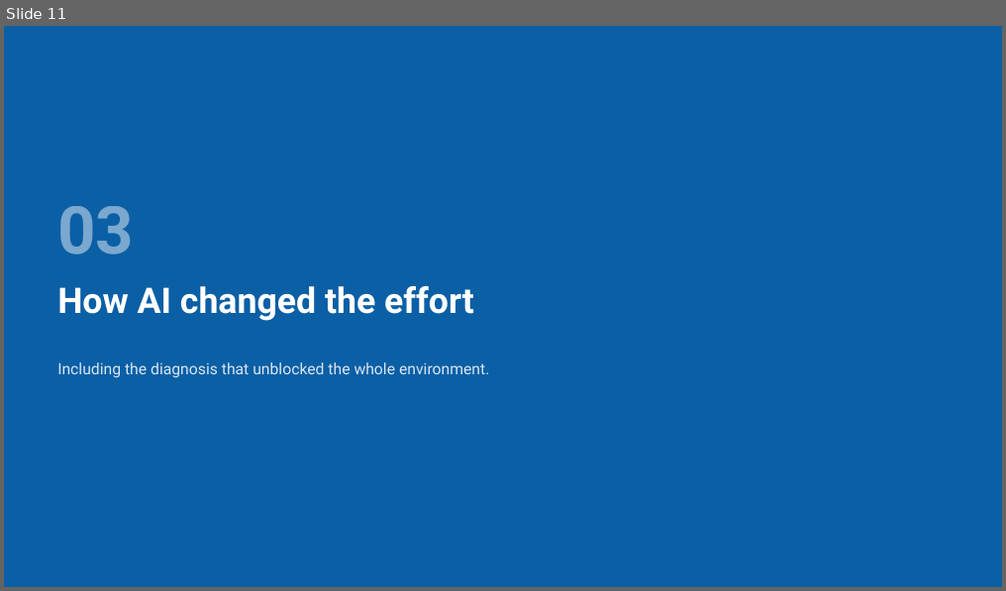
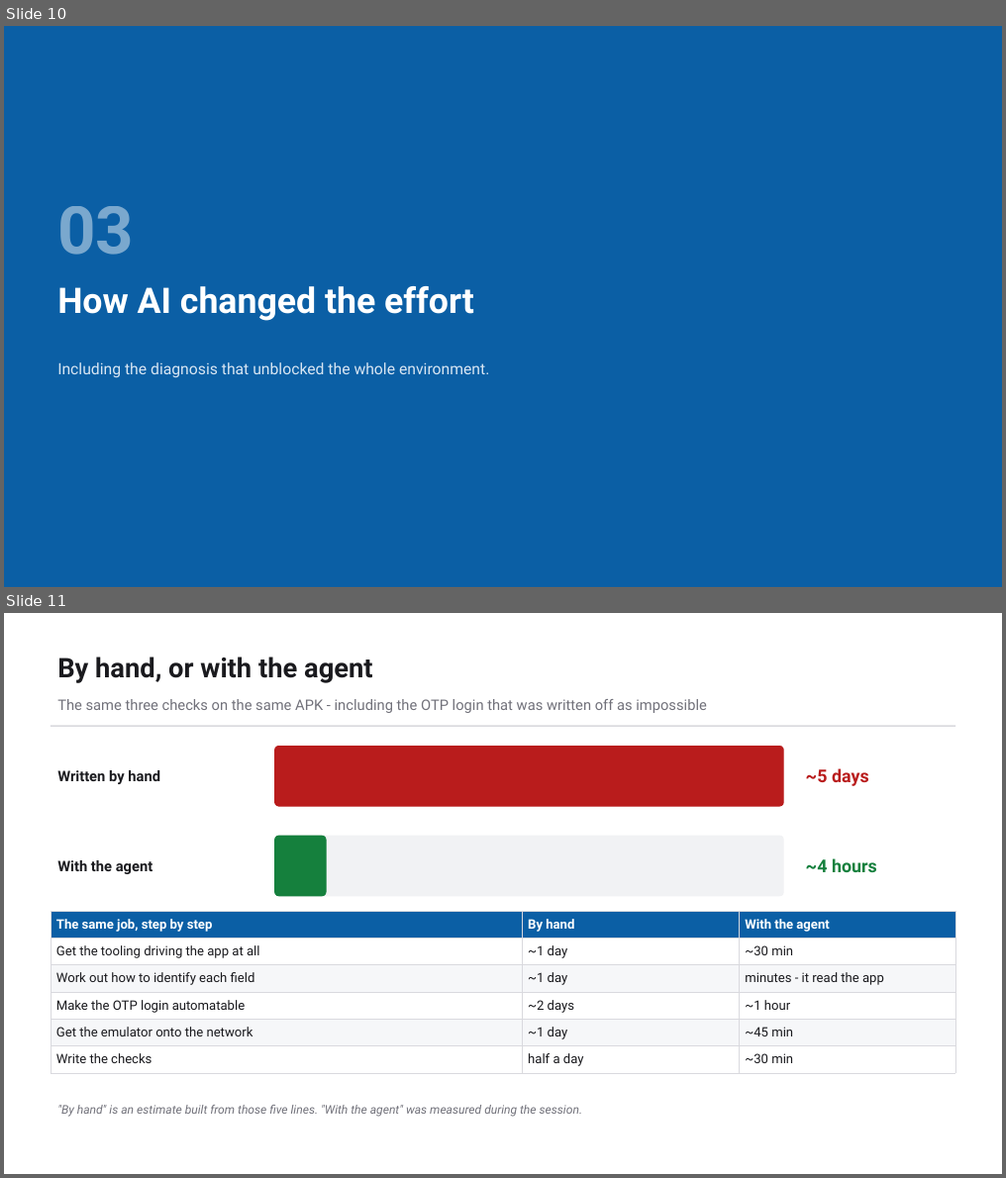
Before and after one commit to bulubuloa/AS.APAC.AI.Workshop, a slide deck: presentations/Mobile_Test_Automation_Appium.pptx. Shown one above the other, each under a label of ours: slide 11 before the commit, slides 10 and 11 after it. The pictures are 1006x591 and 1006x1178 pixels, drawn with LibreOffice and Linux fonts; fonts in the diff are those of the drawing. Boxes give left, top, right and bottom in pixels: in the first picture for what was removed or moved away, otherwise in the second. Text is boxed around its words. In the diff, an @@ line names an element or a change of style, - is before the commit and + after.

```diff
--- a/presentations/Mobile_Test_Automation_Appium.pptx
+++ b/presentations/Mobile_Test_Automation_Appium.pptx
@@ slide 11 added at <box>4,613,1002,1174</box>, background #FFFFFF @@
@@ text added at <box>57,657,372,683</box>, 26 pt, text #1A1A1E, bold @@
+By hand, or with the agent
@@ text added at <box>57,699,707,713</box>, 14 pt, text #71717A @@
+The same three checks on the same APK - including the OTP login that was written off as impossible
@@ rectangle added at <box>51,725,955,727</box>, fill #D9D9DE @@
@@ rounded rectangle added at <box>275,747,783,806</box>, fill #B91C1C, outline #B91C1C 1 pt @@
@@ text added at <box>57,770,160,784</box>, 14 pt, text #1A1A1E, bold @@
+Written by hand
@@ text added at <box>806,768,869,786</box>, 17 pt, text #B91C1C, bold @@
+~5 days
@@ rounded rectangle added at <box>275,836,783,896</box>, fill #F1F2F4, outline #F1F2F4 1 pt @@
@@ rounded rectangle added at <box>275,836,326,896</box>, fill #15803D, outline #15803D 1 pt @@
@@ text added at <box>57,861,152,874</box>, 14 pt, text #1A1A1E, bold @@
+With the agent
@@ text added at <box>806,859,877,872</box>, 17 pt, text #15803D, bold @@
+~4 hours
@@ table added at <box>51,911,955,1070</box>, 6 rows, 3 columns @@
+The same job, step by step | By hand | With the agent
+Get the tooling driving the app at all | ~1 day | ~30 min
+Work out how to identify each field | ~1 day | minutes - it read the app
+Make the OTP login automatable | ~2 days | ~1 hour
+Get the emulator onto the network | ~1 day | ~45 min
+Write the checks | half a day | ~30 min
@@ text added at <box>57,1105,582,1117</box>, 11.5 pt, text #71717A, italic @@
+"By hand" is an estimate built from those five lines. "With the agent" was measured during the session.
@@ what was slide 11 is now slide 10 @@
```
Also in this commit, not shown: 1 slide changed, 2 other slides added, 3 slides removed, 2 other files.
